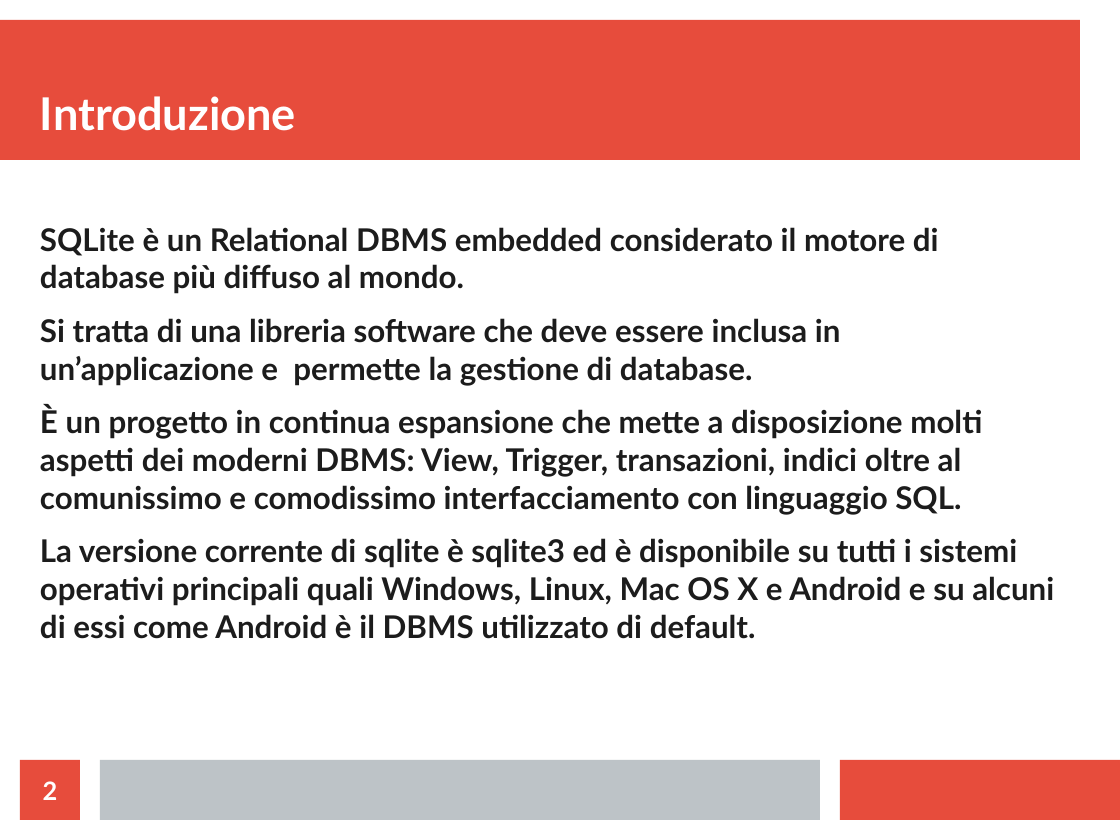
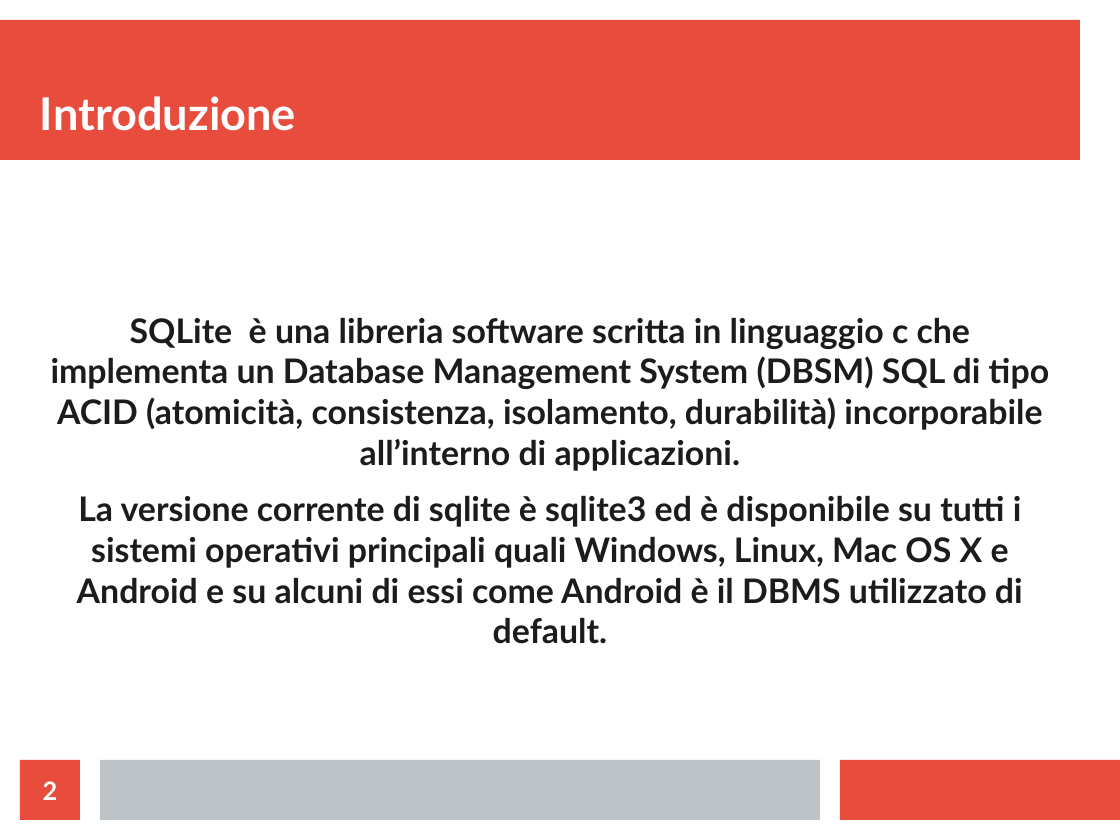
Before and after one commit to MicheleLadisa/cose, a slide deck: slide 2 of lavoriVari/SqlitePresentazione.odp. Drawn at 1120x840 pixels with LibreOffice and Linux fonts; fonts in the diff are those of the drawing. Boxes give left, top, right and bottom in pixels: in the first picture for what was removed or moved away, otherwise in the second. Text is boxed around its words. In the diff, an @@ line names an element or a change of style, - is before the commit and + after.

```diff
--- a/lavoriVari/SqlitePresentazione.odp
+++ b/lavoriVari/SqlitePresentazione.odp
@@ text "SQLite è una libreria software ..." at <box>51,318,1049,644</box>: vertical alignment top to middle @@
@@ text at <box>51,318,1049,471</box>: text changed; size 22.2 to 24 pt @@
-SQLite è un Relational DBMS embedded considerato il motore di database più diffuso al mondo.
-Si tratta di una libreria software che deve essere inclusa in un’applicazione e permette la gestione di database.
-È un progetto in continua espansione che mette a disposizione molti aspetti dei moderni DBMS: View, Trigger, transazioni, indici oltre al comunissimo e comodissimo interfacciamento con linguaggio SQL.
+SQLite è una libreria software scritta in linguaggio c che implementa un Database Management System (DBSM) SQL di tipo ACID (atomicità, consistenza, isolamento, durabilità) incorporabile all’interno di applicazioni.
@@ text at <box>77,496,1023,644</box>: size 22.2 to 24 pt in "La versione corrente di sqlite è sqlite3 ..."; alignment left to centre @@
```
Also in this commit, not shown: 1 other slide changed, 2 slides added, 5 other files.
